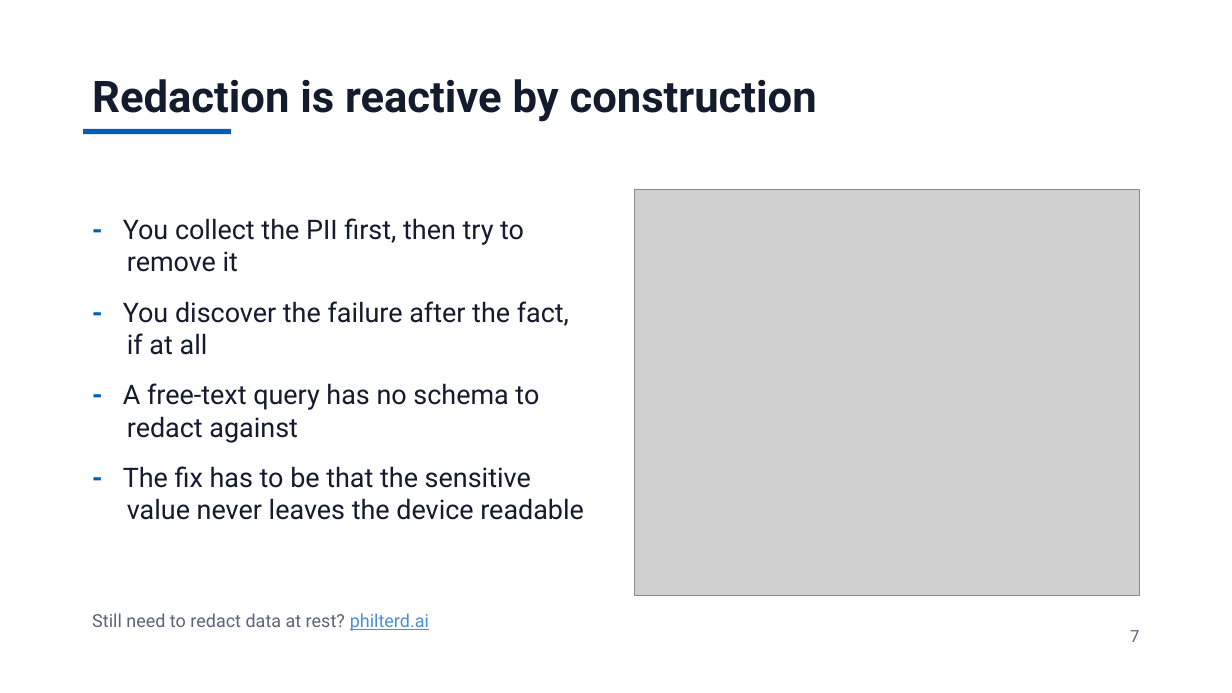
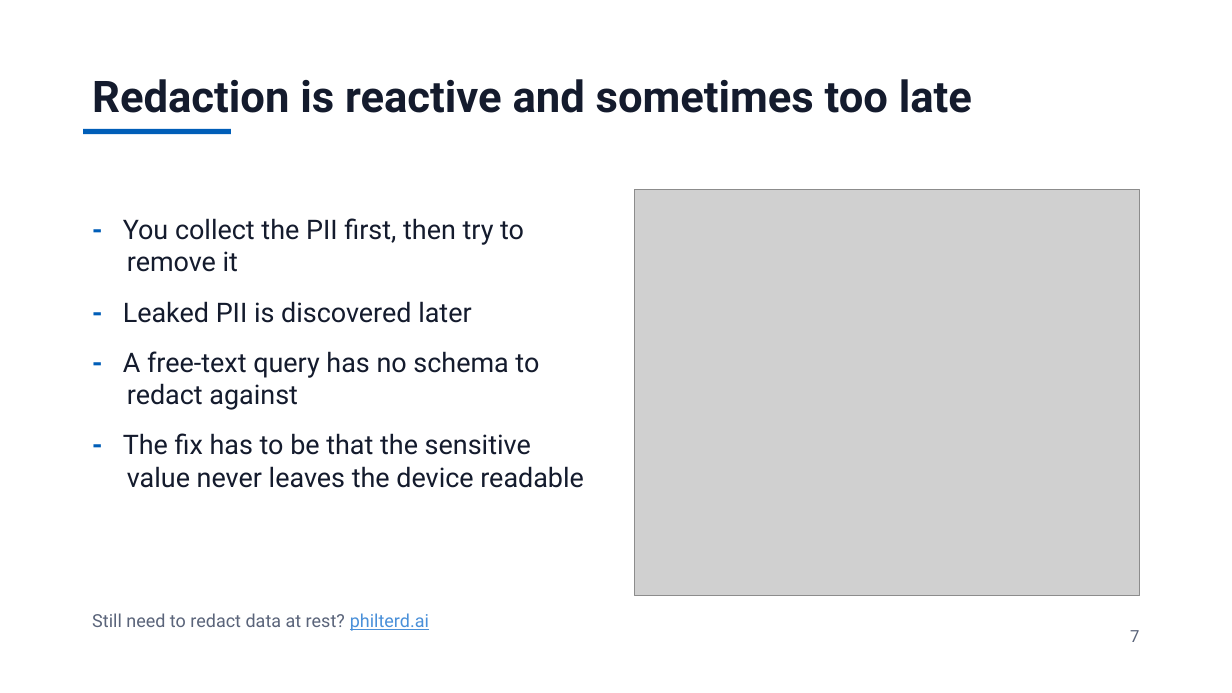
Before and after one commit to jzonthemtn/ldp-for-search, a slide deck: slide 7 of ldp_for_search_slides.pptx. Drawn at 1232x693 pixels with LibreOffice and Linux fonts; fonts in the diff are those of the drawing; grey boxes stand for pictures. Boxes give left, top, right and bottom in pixels: in the first picture for what was removed or moved away, otherwise in the second. Text is boxed around its words. In the diff, an @@ line names an element or a change of style, - is before the commit and + after.

```diff
--- a/ldp_for_search_slides.pptx
+++ b/ldp_for_search_slides.pptx
@@ text at [92, 79, 972, 113]: text changed @@
-Redaction is reactive by construction
+Redaction is reactive and sometimes too late
@@ text at [123, 301, 471, 323]: text changed @@
-- You discover the failure after the fact, if at all
+- Leaked PII is discovered later
```
Also in this commit, not shown: 7 other slides changed, 1 slide added, 1 slide removed, 5 other files.
